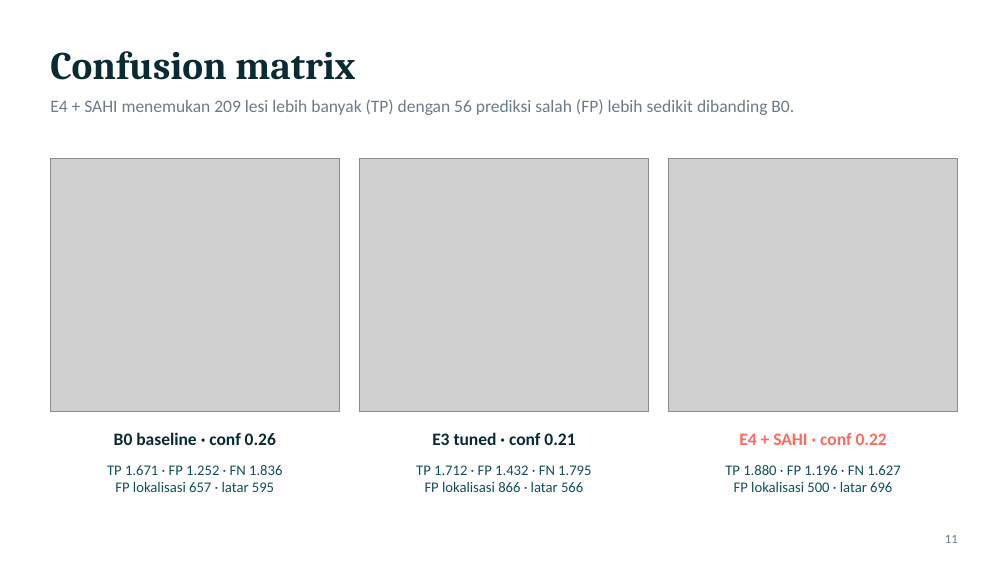
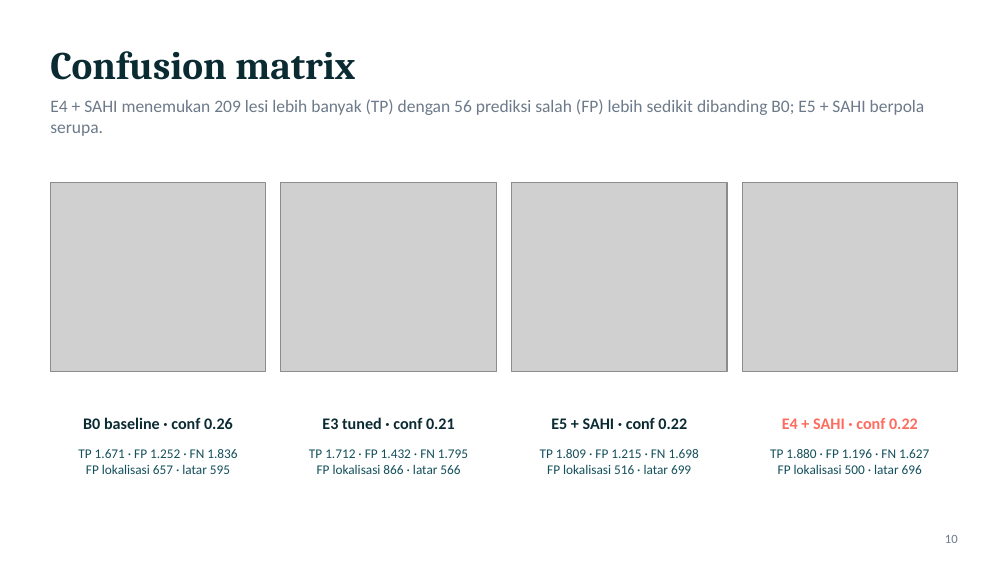
Before and after one commit to bintangprajudha/acnevision, a slide deck: slide 10 of presentasi/AcneVision_Presentasi.pptx (slide 11 before the commit). Drawn at 1008x567 pixels with LibreOffice and Linux fonts; fonts in the diff are those of the drawing; grey boxes stand for pictures. Boxes give left, top, right and bottom in pixels: in the first picture for what was removed or moved away, otherwise in the second. Text is boxed around its words. In the diff, an @@ line names an element or a change of style, - is before the commit and + after.

```diff
--- a/presentasi/AcneVision_Presentasi.pptx
+++ b/presentasi/AcneVision_Presentasi.pptx
@@ text at <box>50,99,925,136</box>: text changed @@
-E4 + SAHI menemukan 209 lesi lebih banyak (TP) dengan 56 prediksi salah (FP) lebih sedikit dibanding B0.
+E4 + SAHI menemukan 209 lesi lebih banyak (TP) dengan 56 prediksi salah (FP) lebih sedikit dibanding B0; E5 + SAHI berpola serupa.
@@ picture: place and size @@
-picture at <box>50,158,340,411</box>
+picture at <box>50,182,266,371</box>
@@ picture: place and size @@
-picture at <box>360,158,649,411</box>
+picture at <box>281,182,497,371</box>
@@ picture added at <box>512,182,728,371</box> @@
@@ picture: place and size @@
-picture at <box>668,158,958,411</box>
+picture at <box>742,182,958,371</box>
@@ text "B0 baseline · conf 0.26": place and size @@
-text "B0 baseline · conf 0.26" at <box>114,432,276,445</box>
+text "B0 baseline · conf 0.26" at <box>83,417,233,429</box>
@@ text "B0 baseline · conf 0.26" at <box>83,417,233,429</box>: size 12.5 to 11.5 pt @@
@@ text "E3 tuned · conf 0.21" at <box>322,417,455,429</box>: size 12.5 to 11.5 pt @@
@@ text "E3 tuned · conf 0.21": place and size @@
-text "E3 tuned · conf 0.21" at <box>432,432,575,445</box>
+text "E3 tuned · conf 0.21" at <box>322,417,455,429</box>
@@ text at <box>551,417,687,429</box>: text changed; size 12.5 to 11.5 pt; text colour #FF6B5E to #0B2B33 @@
-E4 + SAHI · conf 0.22
+E5 + SAHI · conf 0.22
@@ text added at <box>782,418,918,429</box>, 11.5 pt, text #FF6B5E, bold @@
+E4 + SAHI · conf 0.22
@@ text "TP 1.671 · FP 1.252 ...": place and size @@
-text "TP 1.671 · FP 1.252 ..." at <box>107,465,282,492</box>
+text "TP 1.671 · FP 1.252 ..." at <box>78,449,237,474</box>
@@ text "TP 1.712 · FP 1.432 ...": place and size @@
-text "TP 1.712 · FP 1.432 ..." at <box>416,465,591,492</box>
+text "TP 1.712 · FP 1.432 ..." at <box>309,449,468,474</box>
@@ text added at <box>540,449,699,474</box>, 9.5 pt, text #14505C @@
+TP 1.809 · FP 1.215 · FN 1.698
+FP lokalisasi 516 · latar 699
@@ size 10.5 to 9.5 pt in 3 elements at <box>78,449,237,474</box>, <box>309,449,468,474</box>, <box>770,449,929,474</box> @@
@@ text "TP 1.880 · FP 1.196 ...": place and size @@
-text "TP 1.880 · FP 1.196 ..." at <box>725,465,900,492</box>
+text "TP 1.880 · FP 1.196 ..." at <box>770,449,929,474</box>
@@ page number at <box>945,535,958,543</box>: text changed @@
-11
+10
```
Also in this commit, not shown: 13 other slides changed, 25 other files.
